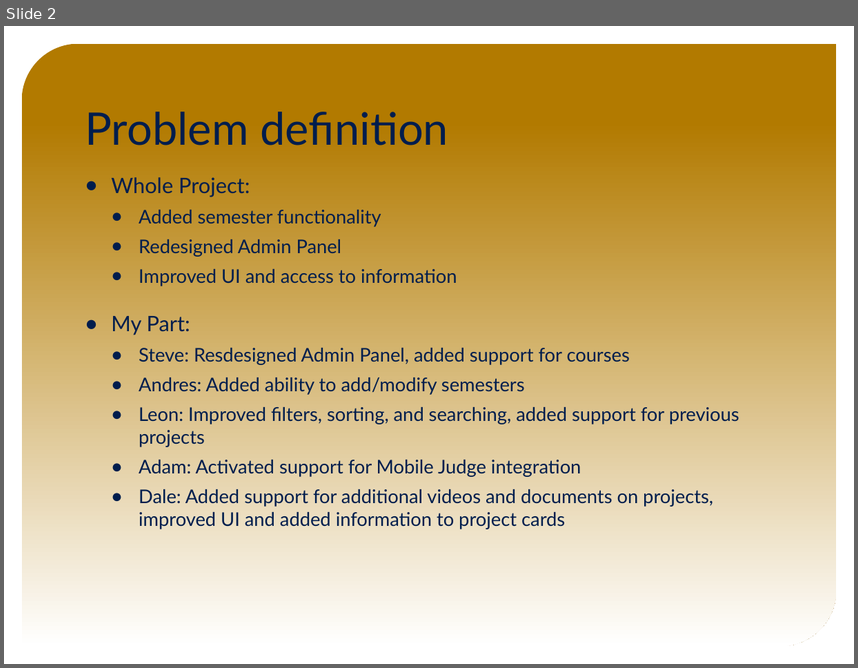
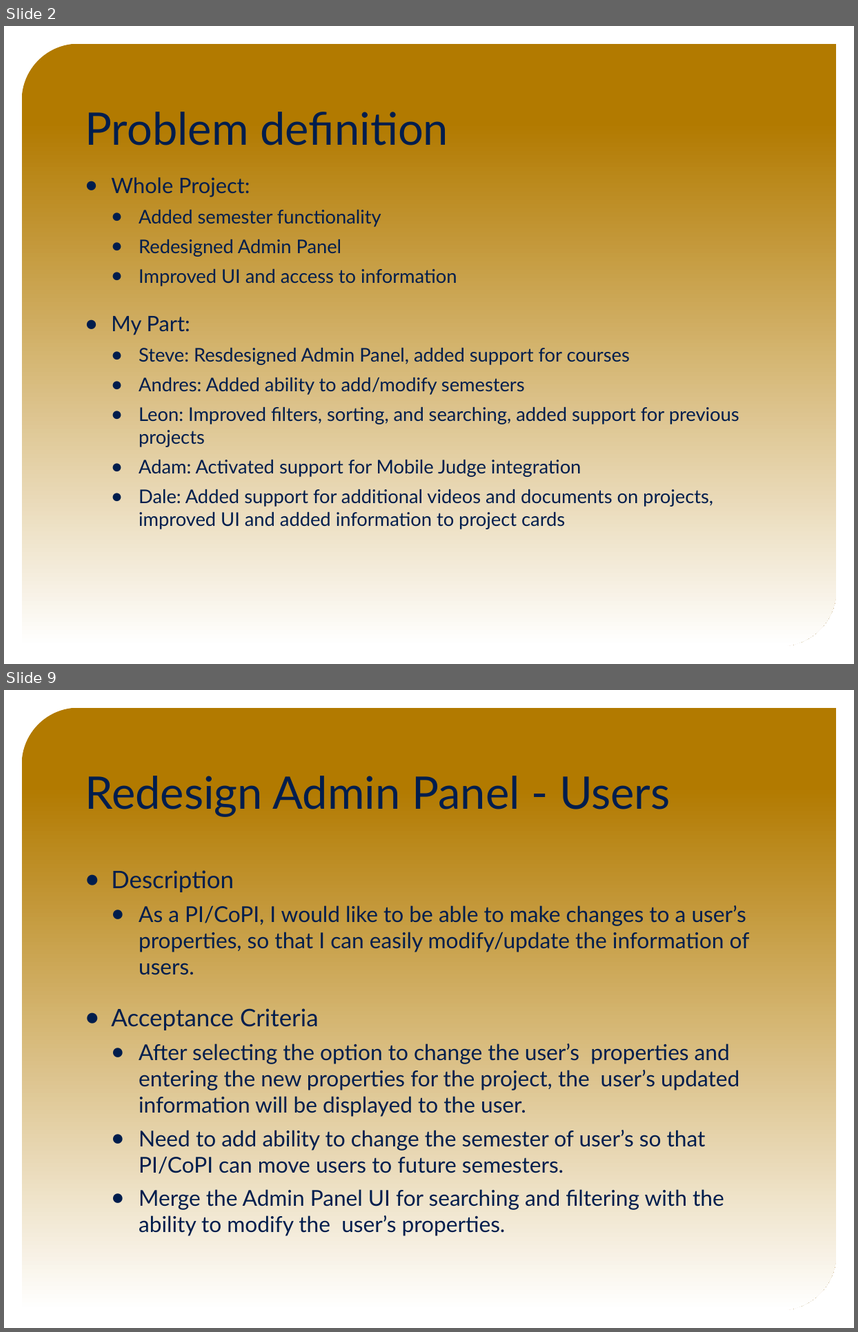
Before and after one commit to FIU-SCIS-Senior-Projects/VIP-Website-7.0, a slide deck: Presentation Slides/Final Presentation Slides.pptx. Shown one above the other, each under a label of ours: slide 2 before the commit, slides 2 and 9 after it; the slides between them are not shown. The pictures are 858x668 and 858x1332 pixels, drawn with LibreOffice and Linux fonts; fonts in the diff are those of the drawing; background and template pictures are left out. Boxes give left, top, right and bottom in pixels: in the first picture for what was removed or moved away, otherwise in the second. Text is boxed around its words. In the diff, an @@ line names an element or a change of style, - is before the commit and + after.

```diff
--- a/Presentation Slides/Final Presentation Slides.pptx
+++ b/Presentation Slides/Final Presentation Slides.pptx
@@ slide 9 added at (x1=4, y1=690, x2=854, y2=1328), background picture (left out); not listed: 1 template element that a slide beside it also shows @@
@@ title added at (x1=85, y1=776, x2=670, y2=817), 38 pt, text #001D4D @@
+Redesign Admin Panel - Users
@@ text added at (x1=111, y1=870, x2=750, y2=1236), 18.5 pt, text #001D4D @@
+● Description
+  ● As a PI/CoPI, I would like to be able to make changes to a user’s properties, so that I can easily modify/update the information of users.
+● Acceptance Criteria
+  ● After selecting the option to change the user’s properties and entering the new properties for the project, the user’s updated information will be displayed to the user.
+  ● Need to add ability to change the semester of user’s so that PI/CoPI can move users to future semesters.
+  ● Merge the Admin Panel UI for searching and filtering with the ability to modify the user’s properties.
```
Also in this commit, not shown: 6 slides changed, 10 other slides added, 6 slides removed, 1 other file.
